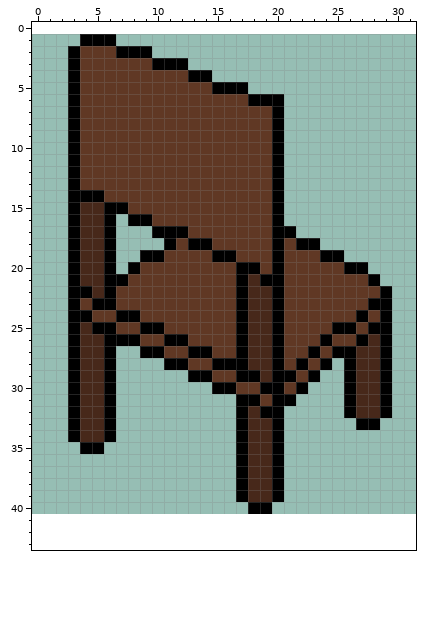
A pixel-art sprite gets an edit: sprites/spr_chair_3/layers/ebd22f4b-b98f-46fe-9f23-bff3933f091e/e074046a-573f-480e-866f-b7d3e92b401d.png. That is the earlier state.
The file is 32x40 pixels. The old version is drawn lined up with the new one, on the new canvas.
After:
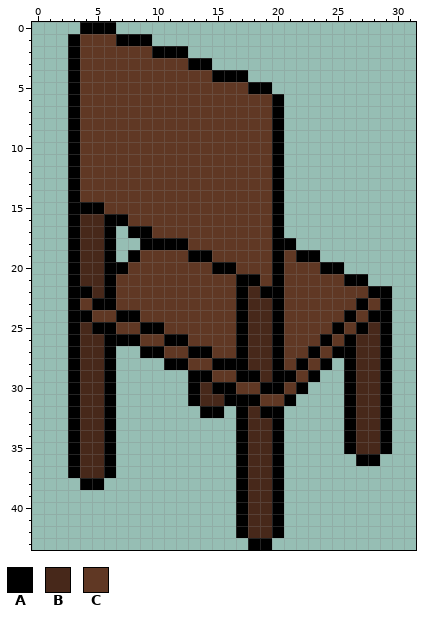
Palette (. is transparent): A #000000  B #47281a  C #603824
Change:
canvas 32x40 -> 32x44, the old top-left corner now at 0,1
y 0: x 4..6 ... -> AAA
y 1: x 3..9 .AAA... -> ACCCAAA
y 2: x 7..12 AAA... -> CCCAAA
y 3: x 10..14 AAA.. -> CCCAA
y 4: x 13..17 AA... -> CCAAA
y 5: x 15..19 AAA.. -> CCCAA
y 6: x 18..19 AA -> CC
y 14: x 4..5 AA -> CC
y 15: x 4..7 BBAA -> AACC
y 16: x 7..9 .AA -> ACC
y 17: x 8..12 ..AAA -> AACCC; x 21 A -> .
y 18: x 9..10 .. -> AA; x 12..14 CAA -> ACC; x 21..23 CAA -> A..
y 19: x 8..10 .AA -> ACC; x 13..16 CCAA -> AACC; x 22..25 CCAA -> AA..
y 20: x 7..8 .A -> AC; x 15..18 CCAA -> AACC; x 24..27 CCAA -> AA..
y 21: x 7 A -> C; x 18..19 BA -> AC; x 26..28 CCA -> AA.
y 22: x 19 B -> A; x 28 C -> A
y 23: x 27..28 CA -> AC
y 24: x 26..28 CAC -> ACA
y 25: x 26..28 ACA -> CAB
y 26: x 26..27 CA -> AB
y 30: x 13..14 .. -> AB
y 31: x 13..16 .... -> ABBA; x 20 A -> C
y 32: x 14..15 .. -> AA
y 33: x 26..29 .AA. -> ABBA
y 34: x 26..29 .... -> ABBA
y 35: x 3..6 .AA. -> ABBA; x 26..29 .... -> ABBA
y 36: x 3..6 .... -> ABBA; x 27..28 .. -> AA
y 37: x 3..6 .... -> ABBA
y 38: x 4..5 .. -> AA
y 40: x 17..20 .AA. -> ABBA
y 41..42: x 17..20 .... -> ABBA
y 43: x 18..19 .. -> AA
Pixel boxes of the changes (left, top, right, bottom) in both pictures:
changed: (68, 22, 272, 106)
changed: (80, 190, 380, 346)
changed: (188, 382, 284, 418)
changed: (344, 418, 392, 466)
changed: (68, 442, 116, 490)
changed: (236, 502, 284, 550)
